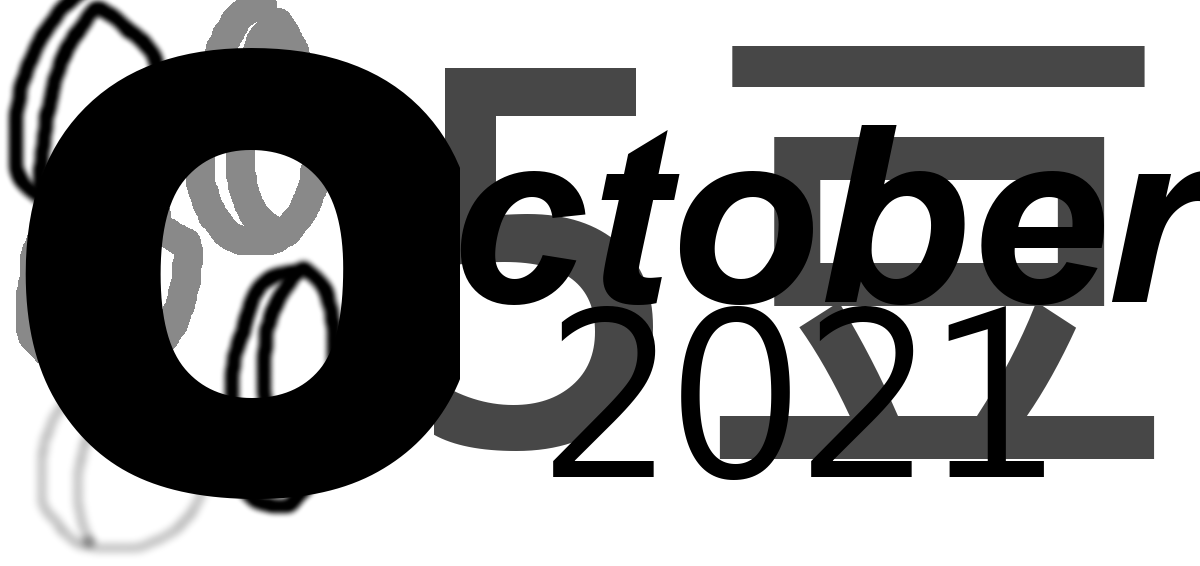
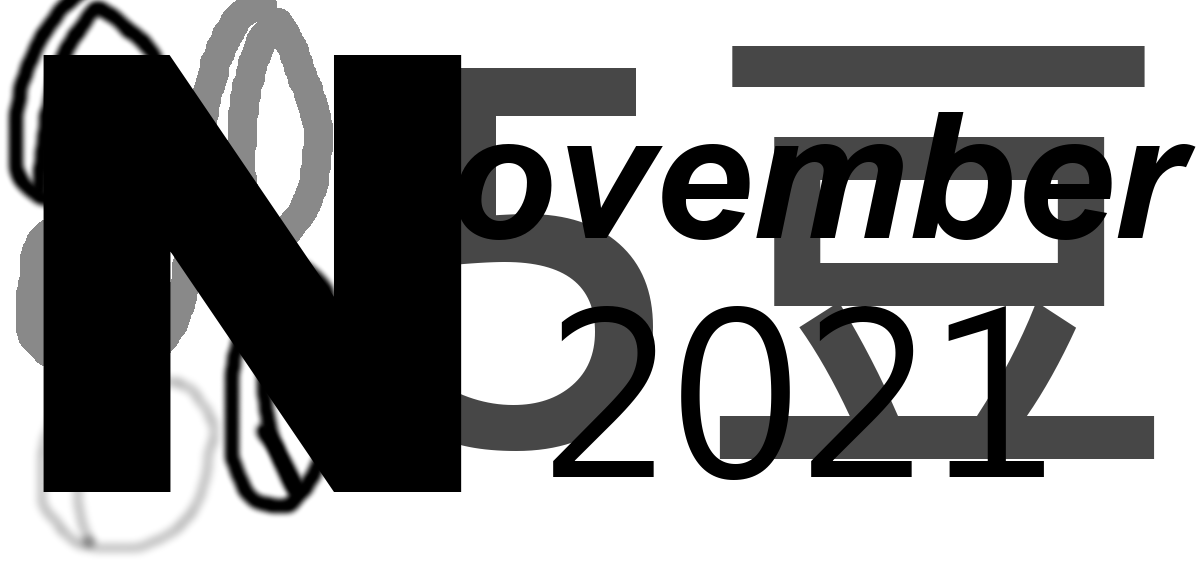
Layer changes from the first 1200 x 566 image to the second:
renamed "ctober" to "ovember", painted on it over [456, 112, 1200, 305]
renamed "O" to "N", painted on it over [25, 48, 462, 499]
